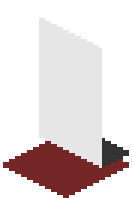
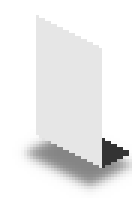
Two versions of the same layered image (132x198). Layer-by-layer changes:
painted on "Side" over [36,15,39,135]
added layer "Shadow copy" (60%) above "Bottom" over [12,114,132,198]
hid "Bottom" over [3,132,129,198]
